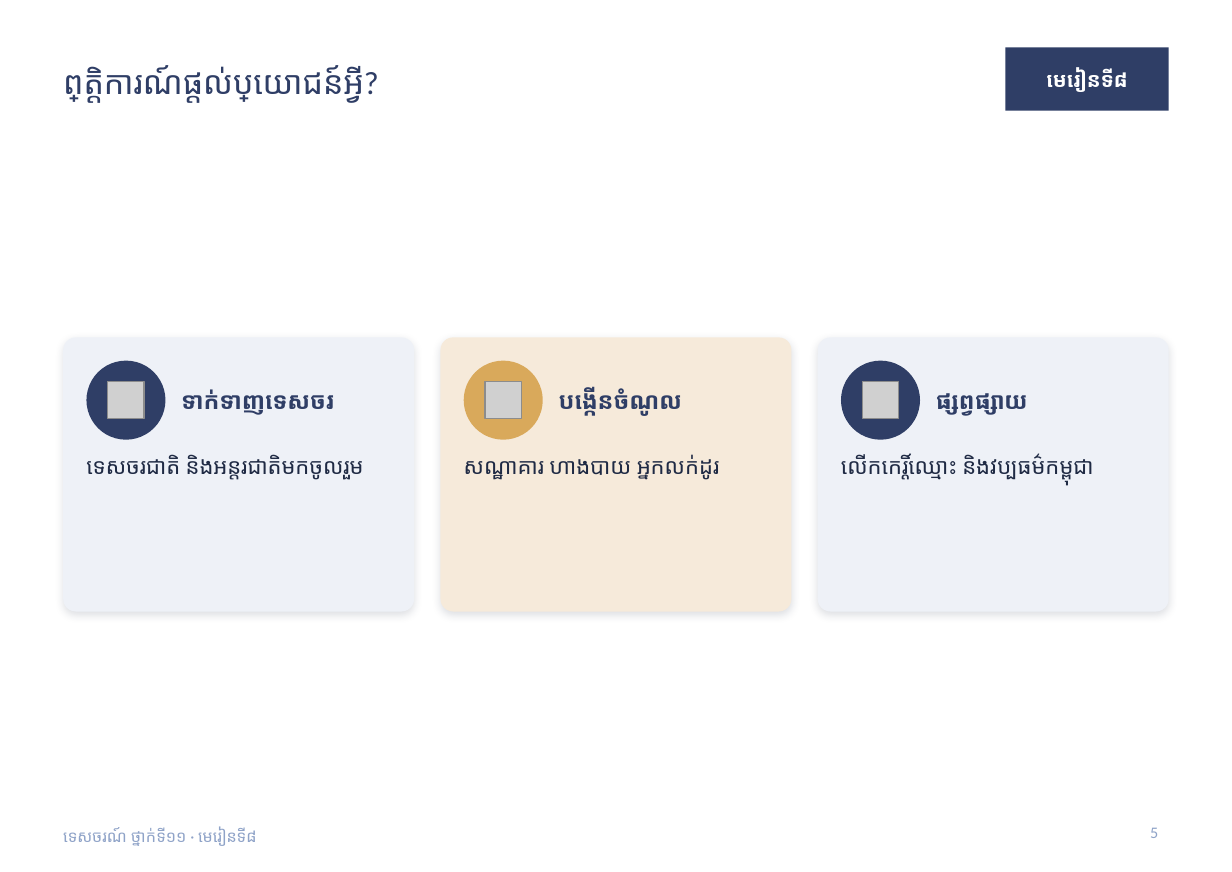
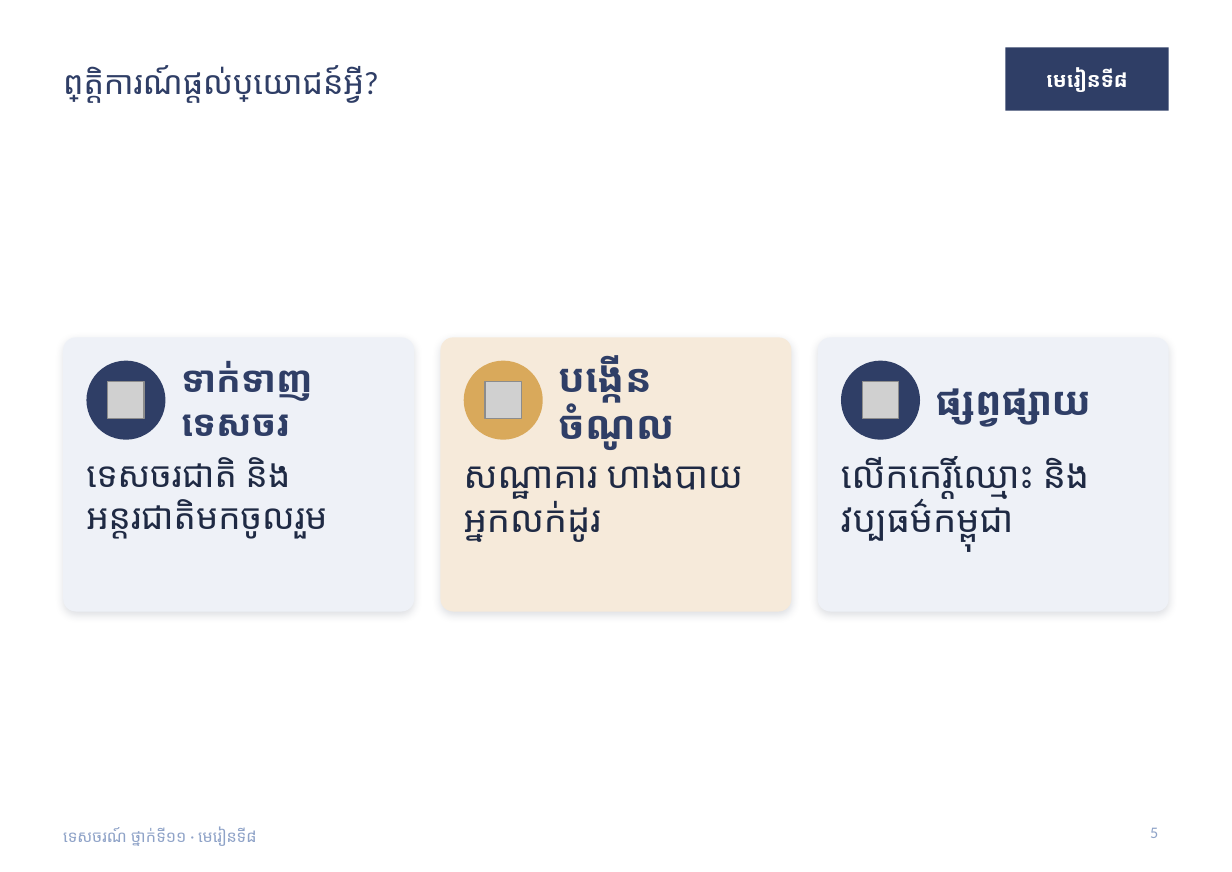
Before and after one commit to khgeo/tourism11, a slide deck: slide 5 of plan/slides/tourism11-lesson-08.pptx. Drawn at 1232x872 pixels with LibreOffice and Linux fonts; fonts in the diff are those of the drawing; grey boxes stand for pictures. Boxes give left, top, right and bottom in pixels: in the first picture for what was removed or moved away, otherwise in the second. Text is boxed around its words. In the diff, an @@ line names an element or a change of style, - is before the commit and + after.

```diff
--- a/plan/slides/tourism11-lesson-08.pptx
+++ b/plan/slides/tourism11-lesson-08.pptx
@@ text "បង្កើនចំណូល" at box(559, 355, 674, 450): size 16 to 27 pt @@
@@ text "ទាក់ទាញទេសចរ" at box(181, 361, 312, 436): size 16 to 25 pt @@
@@ text "ផ្សព្វផ្សាយ" at box(936, 388, 1092, 427): size 16 to 27 pt @@
@@ text "ទេសចរជាតិ និងអន្តរជាតិមកចូលរួម" at box(86, 457, 327, 539): size 15 to 24 pt @@
@@ text "សណ្ឋាគារ ហាងបាយ អ្នកលក់ដូរ" at box(464, 463, 743, 542): size 15 to 25 pt @@
@@ text "លើកកេរ្តិ៍ឈ្មោះ និងវប្បធម៌កម្ពុជា" at box(841, 456, 1089, 542): size 15 to 25 pt @@
```
Also in this commit, not shown: 10 other slides changed, 23 other files.
